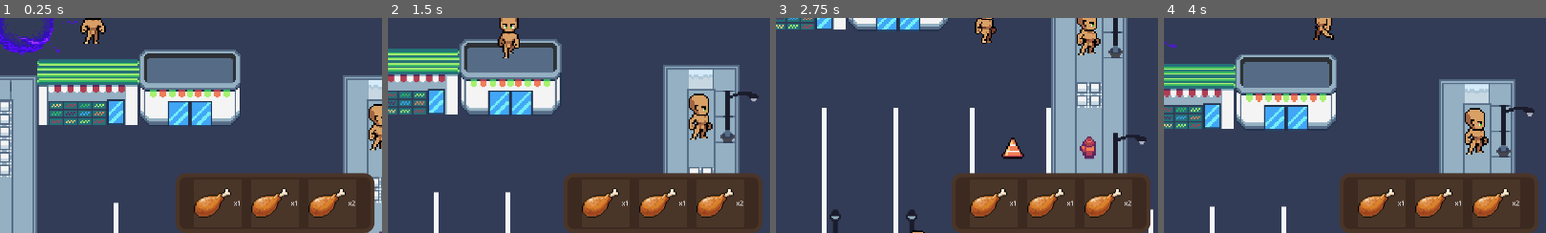
Above: before the commit, frames 1-4 (left to right).
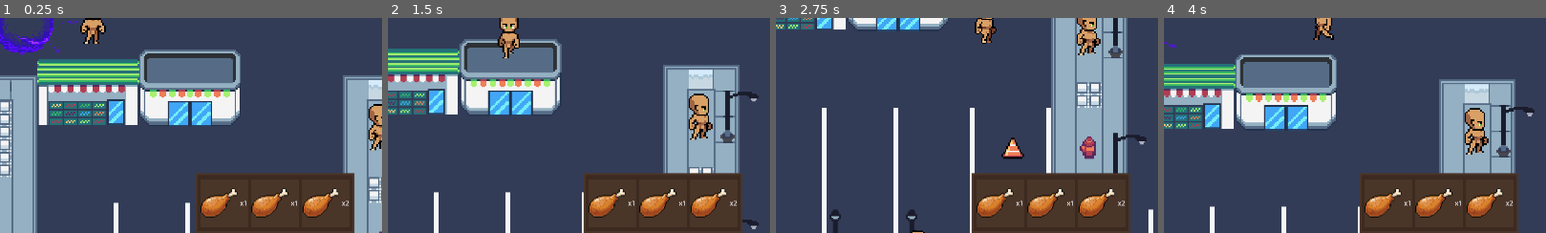
Above: after the commit, the same moments.

Repository: hoaxnt/envelhope-beta
Game: Godot game, scene res://Scenes/chapters/chapter_2.tscn
Two runs of this game, one before a commit and one after it. Both use one fixed random seed, a clock stepped at 60 frames per second and the inputs below. This scene is started directly instead of the project's main scene.
Inputs:
- Up to frame 1 (0.25 s): no input
- Up to frame 2 (1.5 s): hold Right (ui_right) 0.53-1.28 s; hold E (interact) 0.53-1.28 s; hold Down (ui_down) from 1.28 s (still down); tap E (interact) at 1.35 s
- Up to frame 3 (2.75 s): release Down (ui_down) at 2.03 s; hold Right (ui_right) from 2.03 s (still down); hold Q (show_objective) from 2.03 s (still down); tap E (interact) at 2.3 s
- Up to frame 4 (4 s): release Right (ui_right) at 2.78 s; release Q (show_objective) at 2.78 s; hold Up (ui_up) 2.78-3.53 s; tap Shift at 2.85 s; tap E (interact) at 3.05 s; hold Left (ui_left) from 3.53 s (still down); hold E (interact) from 3.53 s (still down)
The pictures show only the part of the screen within x 14-64%, y 50-100%; the shares and areas given below are measured in that part.

The runs differ from the first frame. In frame 1, 4.3% of the frame differs, in the area x 46-98%, y 72-100%; in frame 2, 4.3%; in frame 3, 4.3%; in frame 4, 4.3%.
Error in both runs: Attempt to call function 'get_child' in base 'null instance' on a null instance. (res://Scripts/characters/npc_plaza/blind_vendor/blind_vendor.gd:13)

Commit message:
feat: added axe

Diff:
--- a/Scenes/characters/player.tscn
+++ b/Scenes/characters/player.tscn
@@ -296,7 +296,6 @@
 grow_vertical = 2
 theme_override_fonts/font = ExtResource("8_eojnx")
 theme_override_font_sizes/font_size = 10
-text = "[E] interact"
 horizontal_alignment = 1
 vertical_alignment = 1
 metadata/_edit_lock_ = true
--- a/Scenes/hud/hud.tscn
+++ b/Scenes/hud/hud.tscn
@@ -13,15 +13,11 @@
 
 [sub_resource type="StyleBoxFlat" id="StyleBoxFlat_nhd55"]
 bg_color = Color(0.23529412, 0.16470589, 0.1254902, 1)
-border_width_left = 10
-border_width_top = 10
-border_width_right = 10
-border_width_bottom = 10
+border_width_left = 5
+border_width_top = 5
+border_width_right = 5
+border_width_bottom = 5
 border_color = Color(0.2901961, 0.20784314, 0.16078432, 1)
-corner_radius_top_left = 25
-corner_radius_top_right = 25
-corner_radius_bottom_right = 25
-corner_radius_bottom_left = 25
 
 [sub_resource type="StyleBoxFlat" id="StyleBoxFlat_q6mn5"]
 bg_color = Color(0.2901961, 0.20784314, 0.16078432, 1)
@@ -71,15 +67,16 @@
 offset_top = -250.0
 
 [node name="Panel" type="Panel" parent="."]
-custom_minimum_size = Vector2(500, 150)
+clip_contents = true
+custom_minimum_size = Vector2(400, 150)
 anchors_preset = 7
 anchor_left = 0.5
 anchor_top = 1.0
 anchor_right = 0.5
 anchor_bottom = 1.0
-offset_left = -250.0
+offset_left = -200.0
 offset_top = -150.0
-offset_right = 250.0
+offset_right = 200.0
 grow_horizontal = 2
 grow_vertical = 0
 theme_override_styles/panel = SubResource("StyleBoxFlat_nhd55")
@@ -97,7 +94,7 @@
 offset_bottom = 41.5
 grow_horizontal = 2
 grow_vertical = 2
-theme_override_constants/h_separation = 24
+theme_override_constants/h_separation = 8
 columns = 3
 
 [node name="Button" type="Button" parent="Panel/GridContainer"]
--- a/Scripts/characters/player.gd
+++ b/Scripts/characters/player.gd
@@ -6,6 +6,7 @@
 @onready var base_speed = 80
 @onready var sprint_speed = 140
 
+@onready var dialogue_box = Hud.get_node("DialogueBox")
 @onready var obj = Hud.get_node("Control5/MarginContainer/ObjectiveLabel/ObjectiveTextAnimation")
 @onready var objective_label_anim = Hud.get_node("Control5/MarginContainer/ObjectiveLabel/ObjectiveTextAnimation")
 
@@ -37,20 +38,24 @@
 	if input_direction.length() > 0:
 			if abs(input_direction.x) > abs(input_direction.y):
 					if input_direction.x < 0:
-							anim.play("walk_side")
-							anim.flip_h = true
-							last_direction = "left"
+						dialogue_box.close_dialogue()
+						anim.play("walk_side")
+						anim.flip_h = true
+						last_direction = "left"
 					else:
-							anim.play("walk_side")
-							anim.flip_h = false
-							last_direction = "right"
+						dialogue_box.close_dialogue()
+						anim.play("walk_side")
+						anim.flip_h = false
+						last_direction = "right"
 			else:
 					if input_direction.y < 0:
-							anim.play("walk_up")
-							last_direction = "up"
+						dialogue_box.close_dialogue()
+						anim.play("walk_up")
+						last_direction = "up"
 					else:
-							anim.play("walk_down")
-							last_direction = "down"
+						dialogue_box.close_dialogue()
+						anim.play("walk_down")
+						last_direction = "down"
 	else:
 			match last_direction:
 					"up":
Binary file added: assets/island/tools/axe.png
